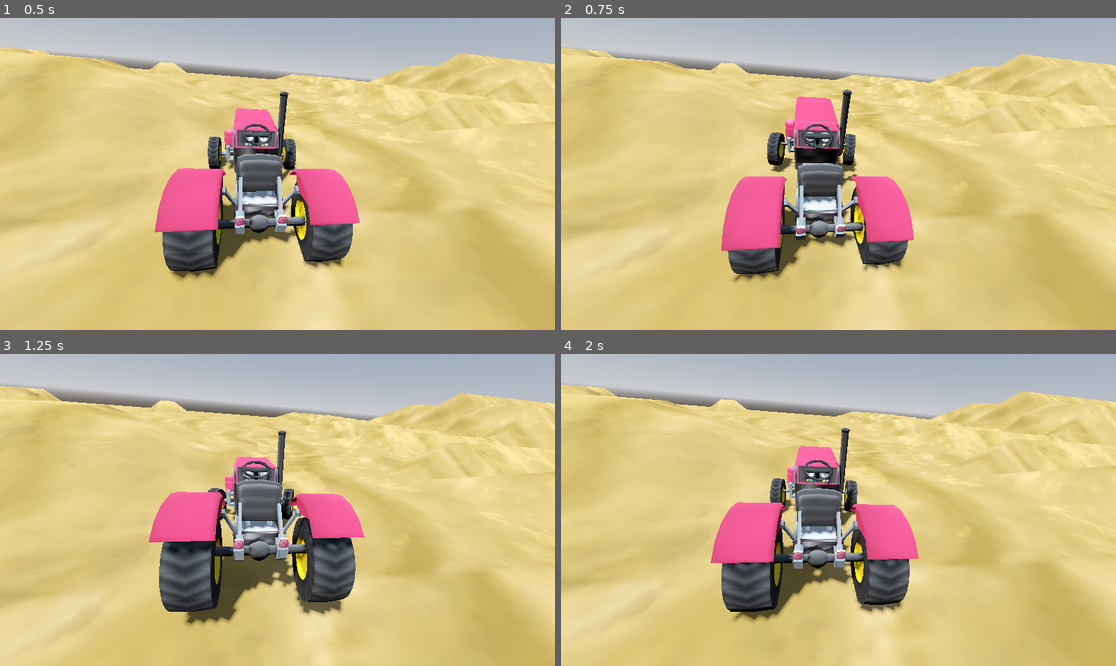
Above: before the commit, frames 1-4 (two rows, left to right).
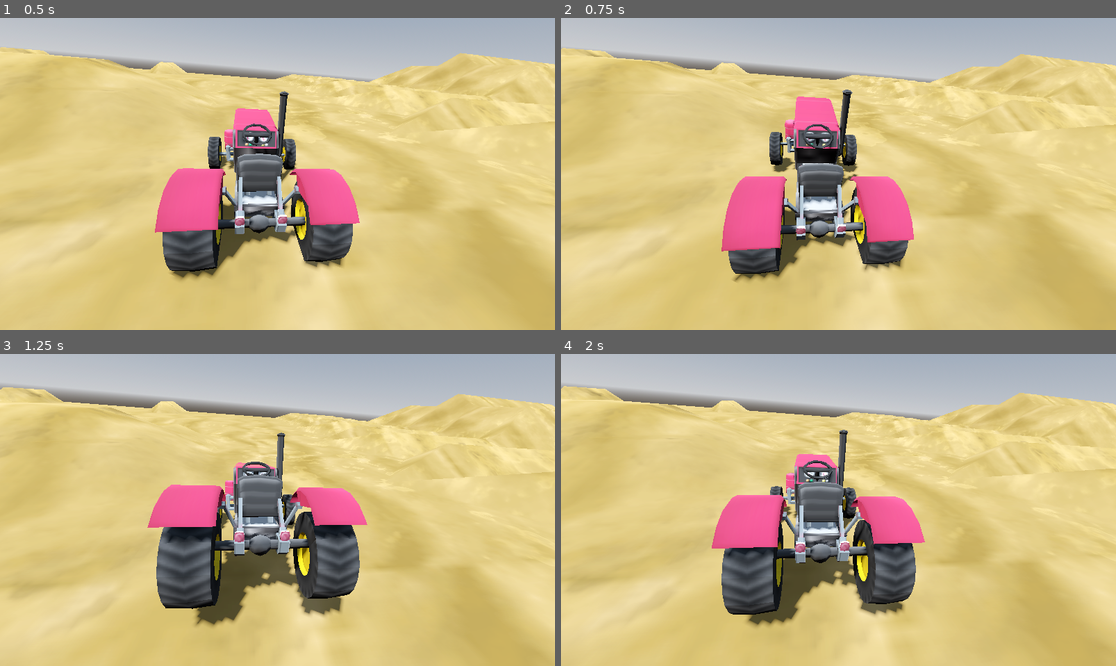
Above: after the commit, the same moments.

Repository: Juan7139nf/tractor-ia
Game: Godot game, scene res://src/scenes/principal.tscn
Same seed, same stepped clock (60 frames per second), same inputs: the game is played once before the commit and once after it.
Inputs:
- Up to frame 1 (0.5 s): no input
- Up to frame 2 (0.75 s): hold Right (ui_right) from 0.53 s (still down); hold Shift from 0.53 s (still down)
- Up to frame 3 (1.25 s): keep holding Right (ui_right); keep holding Shift; tap Space (ui_select) at 0.77, 0.8, 1.07 s
- Up to frame 4 (2 s): release Right (ui_right) at 1.28 s; release Shift at 1.28 s; hold Down (ui_down) from 1.28 s (still down); tap Space (ui_select) at 1.35, 1.52, 1.82 s; tap Shift at 1.55 s

Frame 1 is identical in both runs. In frame 2, 0.5% of the frame differs, in the area x 15-100%, y 11-85%; in frame 3, 8.3%; in frame 4, 9.7%, in the area x 0-100%, y 9-94%.

Commit message:
subida03

Diff:
--- a/tractor-ia/src/scripts/tractor_control.gd
+++ b/tractor-ia/src/scripts/tractor_control.gd
@@ -5,21 +5,53 @@
 var extra_torque = 2800
 var brake_force = 400
 
-func _physics_process(_delta: float) -> void:
-	# Dirección suave
-	steering = lerp(steering, Input.get_axis("ui_right", "ui_left") * 0.4, 2.5 * _delta)
-	var acceleration = Input.get_axis("ui_down", "ui_up")
-	var is_braking = Input.is_action_pressed("ui_select")
-	var is_four_wheel_drive = Input.is_key_pressed(KEY_SHIFT)
+var websocket := WebSocketPeer.new()
+var connected := false
 
-	# Ruedas traseras siempre tienen tracción
+func _ready():
+	websocket.connect_to_url("ws://localhost:8765")
+	set_process(true)
+
+var server_data := {
+	"acceleration": 0.0,
+	"steering": 0.0,
+	"brake": false,
+	"four_wheel_drive": false
+}
+
+func _process(_delta):
+	websocket.poll()
+
+	match websocket.get_ready_state():
+		WebSocketPeer.STATE_OPEN:
+			if not connected:
+				print("✅ Conectado")
+				connected = true
+		WebSocketPeer.STATE_CLOSING, WebSocketPeer.STATE_CLOSED:
+			if connected:
+				print("❌ Desconectado")
+				connected = false
+
+	while websocket.get_available_packet_count() > 0:
+		var packet = websocket.get_packet().get_string_from_utf8()
+		var json = JSON.parse_string(packet)
+		if json:
+			server_data = json  # Guardamos los valores del servidor
+
+func _physics_process(_delta):
+	steering = lerp(steering, server_data["steering"] * 0.4, 2.5 * _delta)
+	var acceleration = server_data["acceleration"]
+	var is_braking = server_data["brake"]
+	var is_four_wheel_drive = server_data["four_wheel_drive"]
+
+	# Ruedas traseras
 	for wheel in [$VehicleWheelTL, $VehicleWheelTR]:
 		var rpm = wheel.get_rpm()
 		var torque_factor = clamp(1 - rpm / max_rpm, 0.2, 1.0)
 		wheel.engine_force = acceleration * max_torque * torque_factor
 		wheel.brake = brake_force if is_braking else 0.0
 
-	# Ruedas delanteras solo tienen tracción si se activa 4x4
+	# Ruedas delanteras
 	for wheel in [$VehicleWheelDL, $VehicleWheelDR]:
 		var rpm = wheel.get_rpm()
 		var torque_factor = clamp(1 - rpm / max_rpm, 0.2, 1.0)
Not shown, changed: ia/server.py
